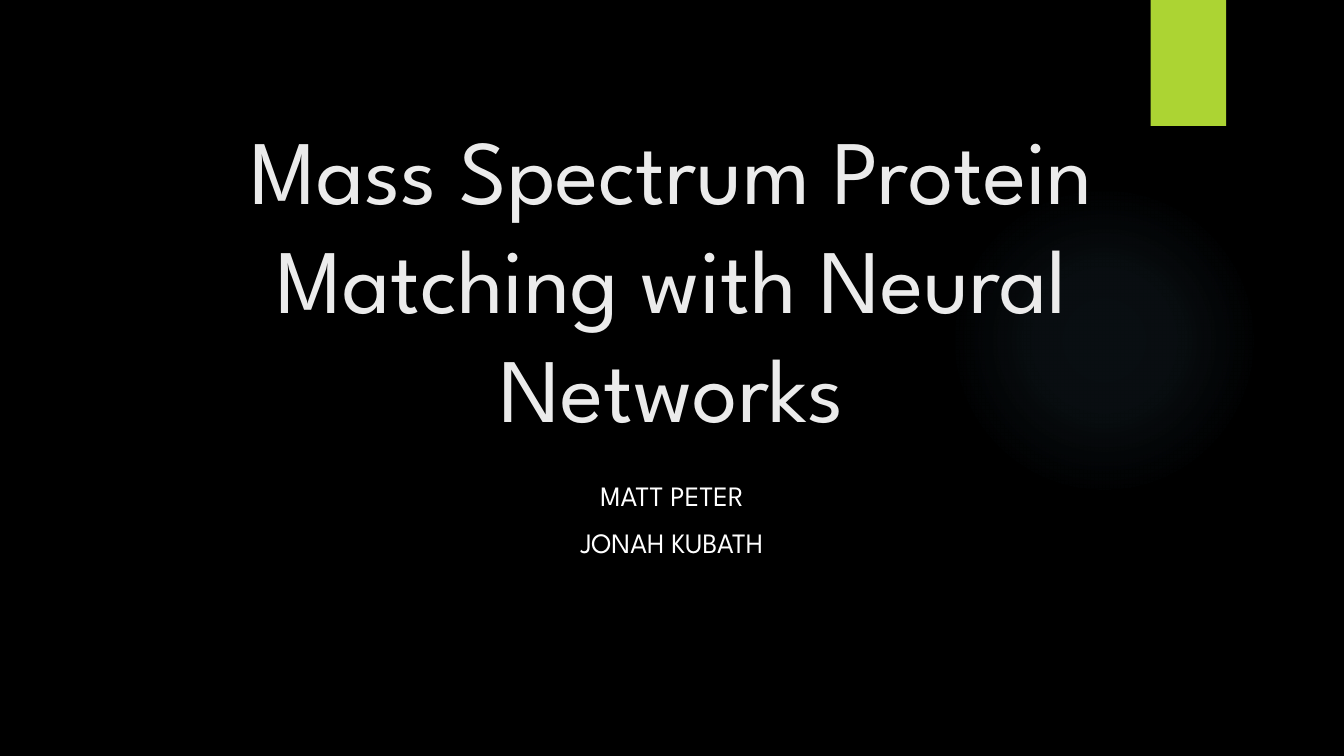
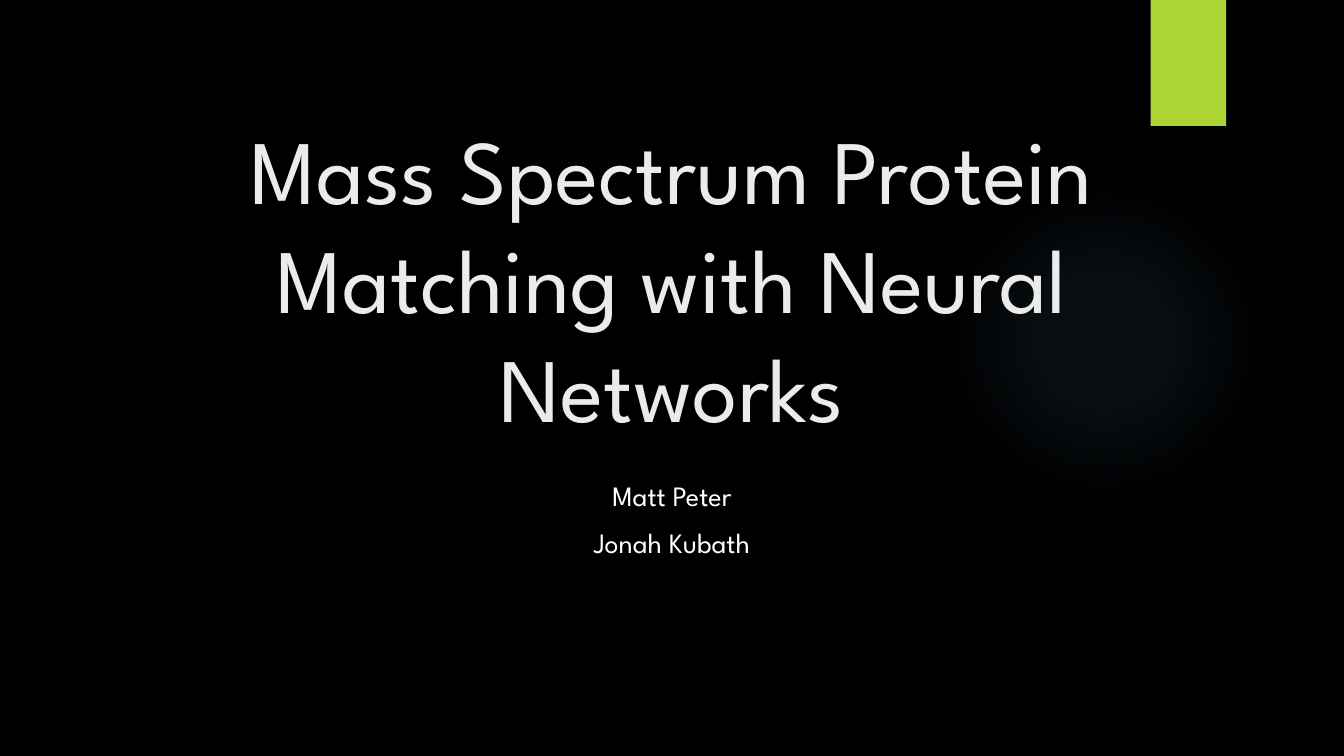
Before and after one commit to jkubath/MS2-Embeddings, a slide deck: slide 1 of Group7.pptx. Drawn at 1344x756 pixels with LibreOffice and Linux fonts; fonts in the diff are those of the drawing; background and template pictures are left out. Boxes give left, top, right and bottom in pixels: in the first picture for what was removed or moved away, otherwise in the second. Text is boxed around its words. In the diff, an @@ line names an element or a change of style, - is before the commit and + after.

Commit message:
MS2 slide

```diff
--- a/Group7.pptx
+++ b/Group7.pptx
@@ subtitle at bbox=[594, 487, 750, 554]: text changed @@
-MATT PETER
-JONAH KUBATH
+Matt Peter
+Jonah Kubath
```
Also in this commit, not shown: 1 slide added, 1 other file.
